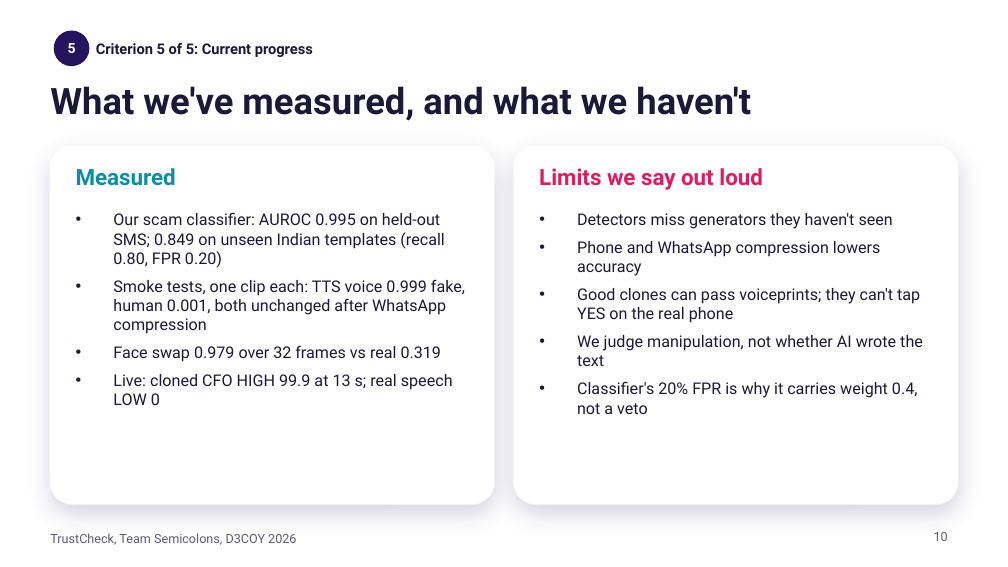
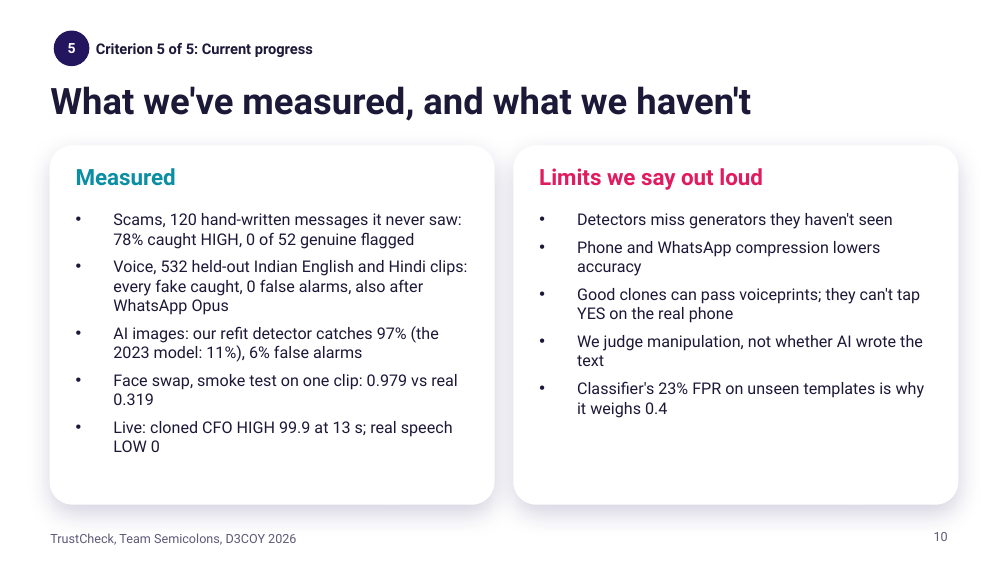
Before and after one commit to D3C0Y-1-0/Semicolons_D3C0Y_DhruvPatel, a slide deck: slide 10 of docs/TrustCheck_pitch.pptx. Drawn at 1008x567 pixels with LibreOffice and Linux fonts; fonts in the diff are those of the drawing; background and template pictures are left out. Boxes give left, top, right and bottom in pixels: in the first picture for what was removed or moved away, otherwise in the second. Text is boxed around its words. In the diff, an @@ line names an element or a change of style, - is before the commit and + after.

```diff
--- a/docs/TrustCheck_pitch.pptx
+++ b/docs/TrustCheck_pitch.pptx
@@ text at bbox=[113, 213, 468, 405]: text changed @@
-• Our scam classifier: AUROC 0.995 on held-out SMS; 0.849 on unseen Indian templates (recall 0.80, FPR 0.20)
-• Smoke tests, one clip each: TTS voice 0.999 fake, human 0.001, both unchanged after WhatsApp compression
-• Face swap 0.979 over 32 frames vs real 0.319
+• Scams, 120 hand-written messages it never saw: 78% caught HIGH, 0 of 52 genuine flagged
+• Voice, 532 held-out Indian English and Hindi clips: every fake caught, 0 false alarms, also after WhatsApp Opus
+• AI images: our refit detector catches 97% (the 2023 model: 11%), 6% false alarms
+• Face swap, smoke test on one clip: 0.979 vs real 0.319
@@ text at bbox=[577, 381, 925, 418]: text changed @@
-• Classifier's 20% FPR is why it carries weight 0.4, not a veto
+• Classifier's 23% FPR on unseen templates is why it weighs 0.4
```
Also in this commit, not shown: 1 other file.
